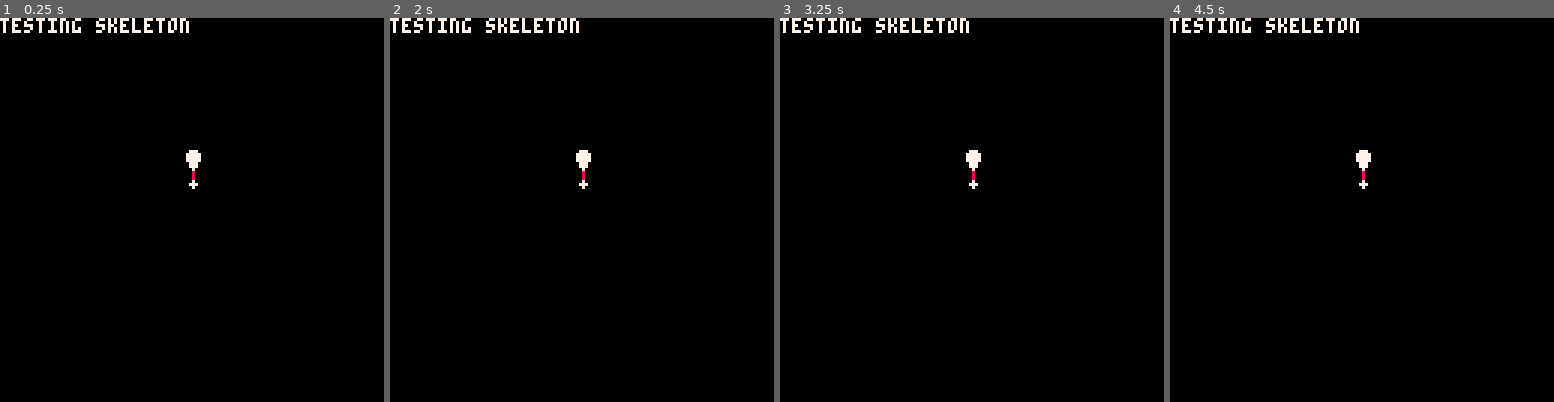
Above: before the commit, frames 1-4 (left to right).
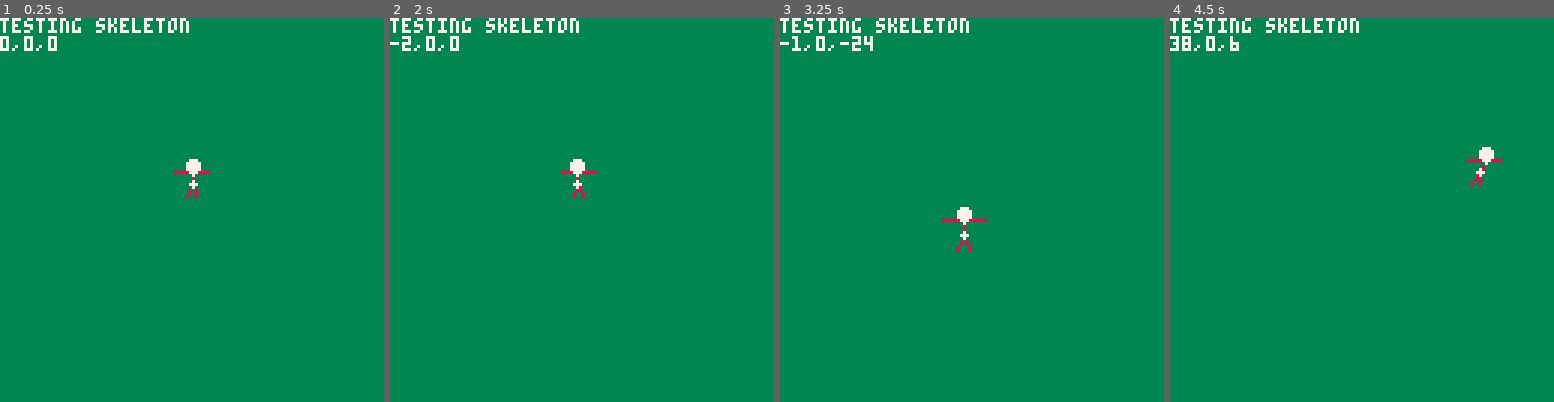
Above: after the commit, the same moments.

Repository: nucleartide/Baseball-WIth-Friends
Game: PICO-8 cartridge skeleton.p8
Same seed, same stepped clock (60 frames per second), same inputs: the game is played once before the commit and once after it.
Inputs:
- Up to frame 1 (0.25 s): no input
- Up to frame 2 (2 s): tap O (Z key) at 0.33, 0.7, 1.43 s; tap X (X key) at 1.07 s; hold Left from 1.97 s (still down)
- Up to frame 3 (3.25 s): tap X (X key) every 0.33 s from 2.07 to 3.07 s; tap O (Z key) at 2.22, 3.1 s; release Left at 2.37 s; hold Down 2.42-2.82 s; hold Right from 2.87 s (still down)
- Up to frame 4 (4.5 s): tap X (X key) every 0.33 s from 3.4 to 4.4 s; release Right at 3.53 s; hold Up 3.58-4.08 s; tap O (Z key) at 3.98 s; hold Right from 4.13 s (still down)

The runs differ from the first frame. In frame 1, 99% of the frame differs, in the area x 0-100%, y 0-100%; in frame 2, 99%; in frame 3, 99%; in frame 4, 99%.

Commit message:
draw skeleton

Diff:
--- a/baseball-with-friends.p8
+++ b/baseball-with-friends.p8
@@ -1150,9 +1150,16 @@
     draw_character(character1)
 end
 
+--[[
 _init = init_art_test
 _update60 = update_art_test
 _draw = draw_art_test
+]]
+
+_init = init_game
+_update60 = update_game
+_draw = draw_game
+
 __gfx__
 01111000000000000000000000000000000000000000000000000000000000000000000000000000000000000000000000000000000000000000000000000000
 11111110000000000000000000000000000000000000000000000000000000000000000000000000000000000000000000000000000000000000000000000000
--- a/skeleton.p8
+++ b/skeleton.p8
@@ -46,16 +46,22 @@
     s.head.y += s.neck_len
 
     -- compute left foot.
-    -- ...
+    vec3_set(s.left_foot, s.hip)
+    s.left_foot.x -= 2
+    s.left_foot.y -= 9
 
     -- compute right foot.
-    -- ...
+    vec3_set(s.right_foot, s.hip)
+    s.right_foot.x += 2
+    s.right_foot.y -= 9
 
     -- compute left arm.
-    -- ...
+    vec3_set(s.left_arm, s.chest)
+    s.left_arm.x -= 10
 
     -- compute right arm.
-    -- ...
+    vec3_set(s.right_arm, s.chest)
+    s.right_arm.x += 10
 end
 
 function draw_joint(v, r)
@@ -71,10 +77,76 @@
 
 function draw_skeleton(s)
     draw_line(s.hip, s.chest)
+    draw_limb(s.hip, s.left_foot, s.leg_len)
+    draw_limb(s.hip, s.right_foot, s.leg_len)
+    draw_limb(s.chest, s.left_arm, s.arm_len)
+    draw_limb(s.chest, s.right_arm, s.arm_len)
     draw_joint(s.hip)
     draw_joint(s.chest)
     draw_joint(s.head, 2)
 end
+
+function draw_limb(v1, v2, desired_len)
+    -- how long is the requested line?
+    local d = distance2(v1, v2)
+
+    if d>desired_len then
+        -- then distance is greater than requested length.
+        -- normalize the difference vector to the requested length.
+        local v = vec3_set(vec3(), v2)
+        vec3_sub_from(v, v1)
+        vec3_normalize(v)
+        vec3_mul(v, desired_len)
+        vec3_add_to(v, v1)
+
+        -- draw limb.
+        draw_line(v1, v)
+    else
+        -- ...
+    end
+end
+
+--[[
+-- get the length of the vector from p1 to p2.
+--
+-- if present, alt_c is used for the 2nd line segment for
+-- lines that are split into 2 segments.
+function draw_limb(v1, v2, c, water_c, desired_len, bend_dir, alt_c)
+	-- if the dist is greater than the requested length,
+	if dist>desired_len then
+		-- then the requested line is too long. clamp its length + draw.
+		local v2_clamped = v2:dupe()
+			:sub(v1)
+			:normalize()
+			:mul(desired_len)
+			:add(v1)
+		if alt_c then
+			local between = v1:dupe():add(v2_clamped):mul(.5)
+			draw_line_in_water2(v1, between, c, water_c, 'limb1')
+			draw_line_in_water2(v2_clamped, between, alt_c, alt_c, 'limb1')
+		else
+			draw_line_in_water2(v1, v2_clamped, c, water_c, 'limb1')
+		end
+
+	-- otherwise,
+	else
+		-- the requested line is too short. introduce a knee or elbow:
+
+		-- get the center of v1 + v2.
+		local joint = v1:dupe():add(v2):mul(.5)
+
+		-- push the joint outward.
+		local bend_factor = (desired_len-dist)/1.4
+		joint:add(
+			bend_dir:dupe():mul(bend_factor)
+		)
+
+		-- draw 2 separate lines.
+		draw_line_in_water2(v1, joint, c, water_c, 'limb2')
+		draw_line_in_water2(v2, joint, alt_c or c, alt_c or water_c, 'limb2')
+	end
+end
+]]
 
 -->8
 -- game loop.
@@ -84,22 +156,39 @@
         -- hip_y = 4,
         4,
         -- leg_len = 0,
-        0,
+        8,
         -- torso_len = 0,
-        6,
+        4,
         -- arm_len = 0,
-        0,
+        5,
         -- neck_len = 0
         2
     )
 end
 
+function move_skeleton(s)
+    if btn(0) then
+        s.pos.x -= 1
+    end
+    if btn(1) then
+        s.pos.x += 1
+    end
+    if btn(2) then
+        s.pos.z += 1
+    end
+    if btn(3) then
+        s.pos.z -= 1
+    end
+end
+
 function _update60()
     compute_skeleton(skeleton1)
+    move_skeleton(skeleton1)
 end
 
 function _draw()
-    cls()
+    cls(3)
     print('testing skeleton')
+    vec3_print(skeleton1.pos)
     draw_skeleton(skeleton1)
 end
--- a/utils.p8
+++ b/utils.p8
@@ -373,27 +373,28 @@
 	return sx,sy
 end
 
--- no_y is used for shadows.
 function world2screen(o,no_y)
-	-- world 2 camera
+	-- x.
 	local x = o.x
-	local y = max(o.y, 0) -- cannot be negative.
-    local z = o.z
-    z += 64 -- since our home plate is at the origin, and we are disallowing negative numbers, offset z so stuff isn't warped.
-	z = max(z, 0) -- cannot be negative.
-
+
+	-- y. cannot be negative.
+	local y = max(o.y, 0)
+
+	-- y. account for shadows.
 	if no_y then y=0 end
+
+	-- z. cannot be negative.
+	local z = o.z
+	z += 64 -- bump things forward so we can treat home plate as the origin.
+	z = max(z, 0)
+
+	-- perspective factors.
 	local pz = 1+z*.01
-	local ppz = 1+z*.01
-
-	-- camera 2 screen
-	-- x smaller as z increases
-	-- z smaller as z increases
-	-- y smaller as z increases
-	-- x larger as y increases
-	sx = 64+(x/pz+y*x*.01/pz)*1.75
-	sy = 64-(z/pz+y/pz)*1.75+64 -- 1.5 to magnify, 64 to undo the previous offset
-	return sx,sy
+
+	-- camera 2 screen.
+	local sx = 64 + (x/pz + y*x*.01/pz)*1.75 -- the second term means: as y gets larger, x gets larger, however influenced by the sign and magnitude of x.
+	local sy = 128 - (z/pz + y/pz)*1.75
+	return sx, sy
 end
 
 function worldspace(parent_pos, pos)
